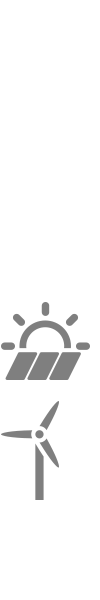
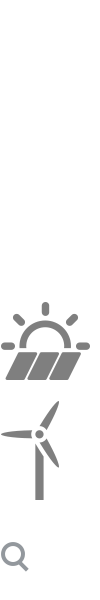
Revision of a layered w=100, h=600 image; what changed, layer by layer:
added layer "icon" above "Shape 2 copy 5" over [1, 542, 29, 572]
